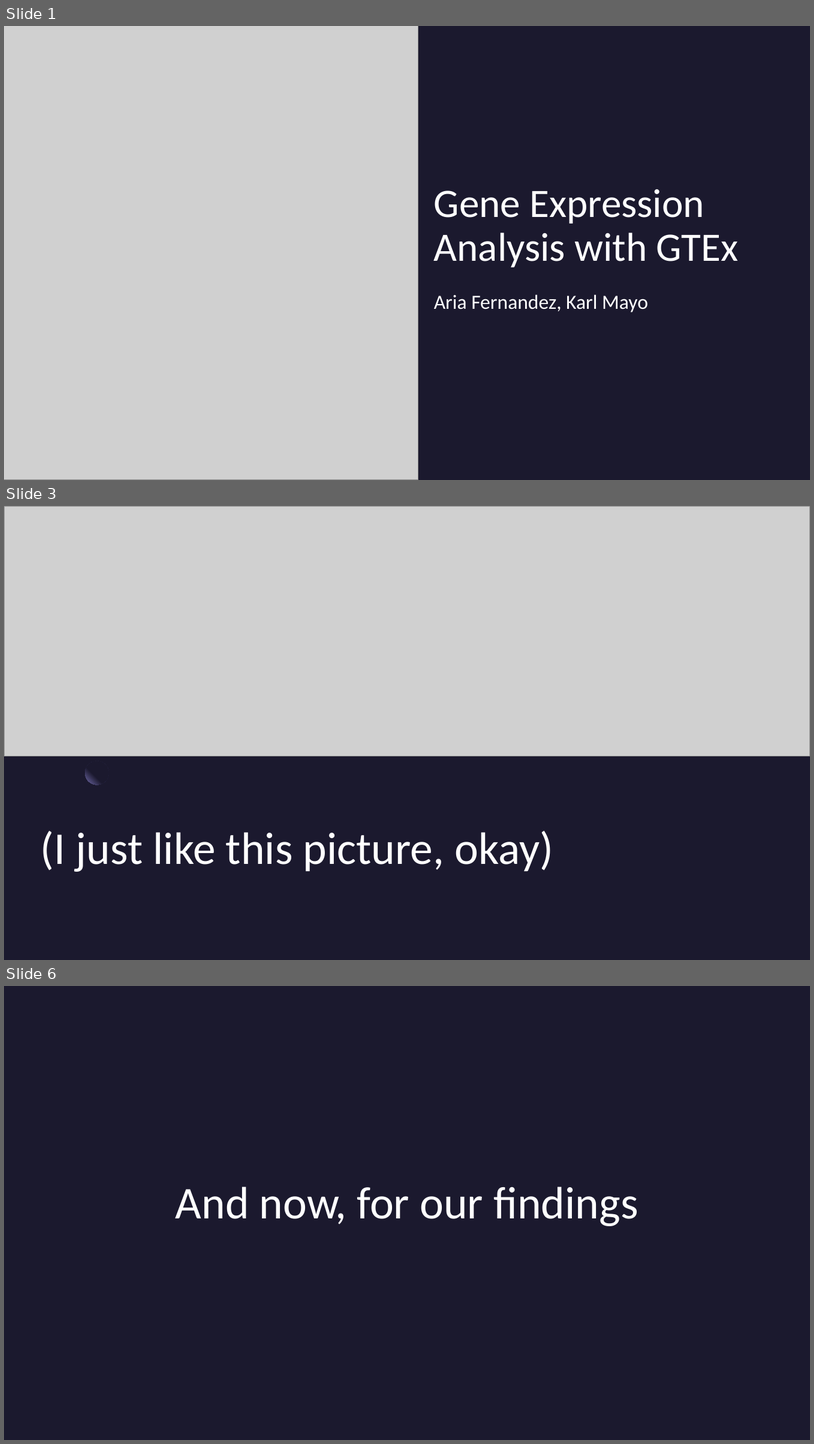
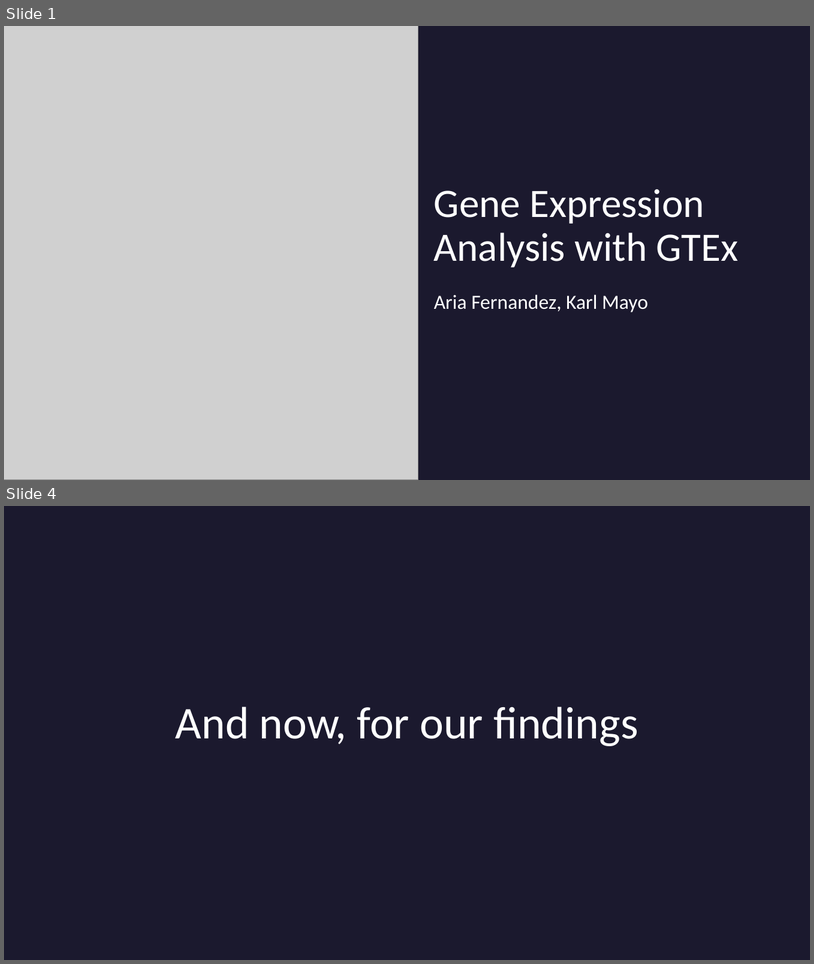
Before and after one commit to phoenixclaw03/STT_303_Final_Project, a slide deck: R Coding presentation.pptx. Shown one above the other, each under a label of ours: slides 1, 3 and 6 before the commit, slides 1 and 4 after it; the slides between them are not shown. The pictures are 814x1444 and 814x964 pixels, drawn with LibreOffice and Linux fonts; fonts in the diff are those of the drawing; grey boxes stand for pictures; background and template pictures are left out. Boxes give left, top, right and bottom in pixels: in the first picture for what was removed or moved away, otherwise in the second. Text is boxed around its words. In the diff, an @@ line names an element or a change of style, - is before the commit and + after.

```diff
--- a/R Coding presentation.pptx
+++ b/R Coding presentation.pptx
@@ slide 3 removed at <box>4,506,810,960</box>, background #1B192E @@
@@ picture removed at <box>4,507,810,756</box> @@
@@ ellipse removed at <box>85,760,108,784</box> @@
@@ title removed at <box>41,831,554,871</box> @@
-(I just like this picture, okay)
@@ what was slide 6 is now slide 4 @@
```
Also in this commit, not shown: 2 slides changed, 3 slides added, 4 other slides removed.
